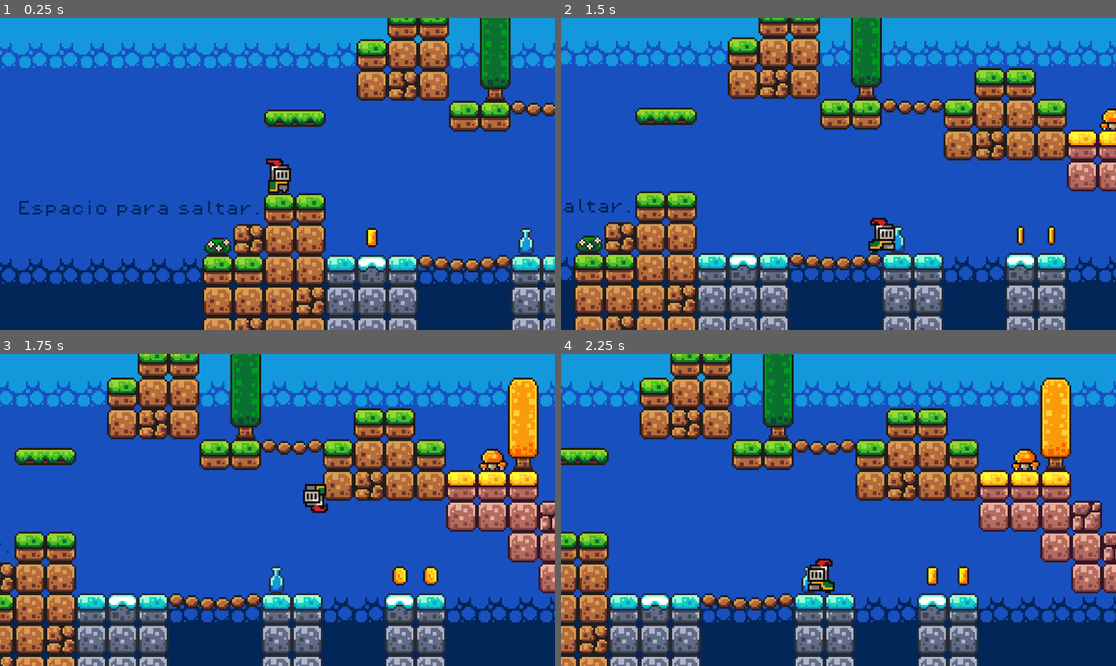
Above: before the commit, frames 1-4 (two rows, left to right).
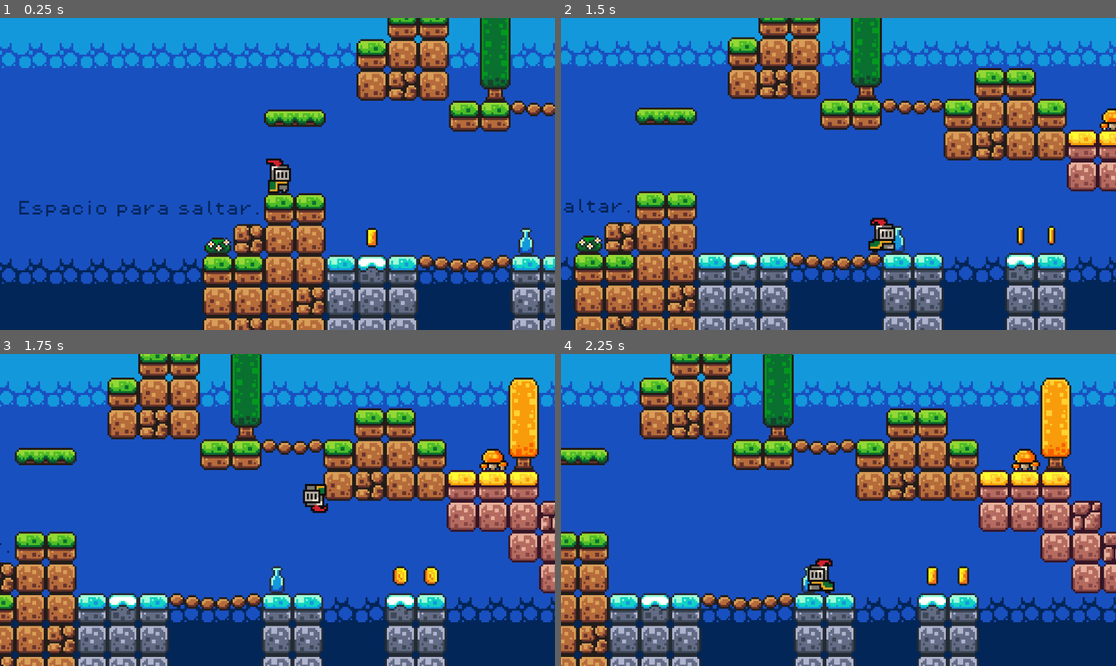
Above: after the commit, the same moments.

Repository: yavik14/game-knight2d
Game: Godot game, scene res://scene/scene_01.tscn
Same seed, same stepped clock (60 frames per second), same inputs: the game is played once before the commit and once after it.
Inputs:
- Up to frame 1 (0.25 s): no input
- Up to frame 2 (1.5 s): hold Right (move_right) from 0.53 s (still down); tap Space (jump) at 0.77 s
- Up to frame 3 (1.75 s): keep holding Right (move_right); tap Space (jump) at 1.52 s
- Up to frame 4 (2.25 s): release Right (move_right) at 2.03 s; hold Left (move_left) from 2.03 s (still down)

Frames 1-2 are identical in both runs. In frame 3, 5.5% of the frame differs, in the area x 0-100%, y 0-100%; in frame 4, nothing differs.

Commit message:
Create scoring label

Diff:
--- a/code/coin.gd
+++ b/code/coin.gd
@@ -1,6 +1,8 @@
 extends Area2D
 
+@onready var game_manager: Node = %GameManager
 
 func _on_body_entered(body):
 	print("+1 coin")
+	game_manager.increment_score()
 	queue_free()# Replace with function body.
--- /dev/null
+++ b/code/game_manager.gd
@@ -0,0 +1,10 @@
+extends Node
+
+var score = 0
+
+@onready var label_score = $LabelScore
+
+func increment_score() :
+	score += 1
+	print(score)
+	label_score.text = "Has conseguido\n"+str(score)+" monedas."
--- a/scene/scene_01.tscn
+++ b/scene/scene_01.tscn
@@ -1,7 +1,9 @@
-[gd_scene load_steps=14 format=3 uid="uid://b1qfrxi05tiot"]
-
+[gd_scene load_steps=16 format=3 uid="uid://b1qfrxi05tiot"]
+
+[ext_resource type="Script" path="res://code/game_manager.gd" id="1_42hhb"]
 [ext_resource type="PackedScene" uid="uid://ck4joc4obakjh" path="res://scene/player.tscn" id="1_fw30o"]
 [ext_resource type="Texture2D" uid="uid://da68nfv3ghcin" path="res://resources/sprites/world_tileset.png" id="2_74rnr"]
+[ext_resource type="FontFile" uid="uid://3q5y83cmbsde" path="res://resources/fonts/PixelOperator8-Bold.ttf" id="2_dwfvc"]
 [ext_resource type="PackedScene" uid="uid://btvdn1ryvqcwy" path="res://scene/platform.tscn" id="3_mpnwb"]
 [ext_resource type="PackedScene" uid="uid://bb7dis4wa6u8i" path="res://scene/coin.tscn" id="4_7unln"]
 [ext_resource type="PackedScene" uid="uid://dw4m85bexuv5f" path="res://scene/death_zone.tscn" id="5_nbv1q"]
@@ -216,6 +218,22 @@
 
 [node name="Scene01" type="Node2D"]
 
+[node name="GameManager" type="Node" parent="."]
+unique_name_in_owner = true
+script = ExtResource("1_42hhb")
+
+[node name="LabelScore" type="Label" parent="GameManager"]
+offset_left = 553.0
+offset_top = -221.0
+offset_right = 675.0
+offset_bottom = -198.0
+theme_override_colors/font_color = Color(0.0980392, 0.313726, 0.752941, 1)
+theme_override_fonts/font = ExtResource("2_dwfvc")
+theme_override_font_sizes/font_size = 8
+text = "Has conseguido
+0 monedas."
+horizontal_alignment = 1
+
 [node name="TileMap" type="TileMap" parent="."]
 tile_set = SubResource("TileSet_xep51")
 format = 2
@@ -223,7 +241,7 @@
 layer_0/z_index = -1
 layer_0/tile_data = PackedInt32Array(65532, 0, 14, 65533, 0, 14, 65534, 0, 14, 65535, 0, 14, 0, 0, 14, 1, 0, 14, 2, 0,  …(33648 unchanged characters)…
 layer_1/name = "Platforms"
-layer_1/tile_data = PackedInt32Array(1, 0, 0, 2, 0, 0, -1310 …(3318 unchanged characters)… , -786391, 262144, 8, -327634, 393216, 8)
+layer_1/tile_data = PackedInt32Array(1, 0, 0, 2, 0, 0, -1310 …(3318 unchanged characters)… , -786391, 262144, 8, -327634, 393216, 8, -720858, 262144, 0, -720859, 262144, 0, -720860, 262144, 0, -720861, 262144, 0, -720862, 262144, 0, -655322, 327680, 0, -655323, 262144, 1, -655324, 262144, 1, -589789, 262144, 1, -589790, 262144, 1, -655325, 262144, 1, -589791, 262144, 1, -655327, 262144, 1, -655328, 262144, 1, -720863, 262144, 1, -786399, 262144, 1, -851935, 262144, 1, -851936, 262144, 1, -917472, 262144, 1, -786400, 262144, 1, -655326, 327680, 0, -720864, 327680, 0, -917471, 327680, 0, -983007, 327680, 0)
 
 [node name="Player" parent="." instance=ExtResource("1_fw30o")]
 position = Vector2(55, -36)
@@ -318,3 +336,13 @@
 theme_override_fonts/font = ExtResource("7_lria7")
 theme_override_font_sizes/font_size = 8
 text = "Casi en el final."
+
+[node name="Label4" type="Label" parent="Labels"]
+offset_left = 562.0
+offset_top = -235.0
+offset_right = 684.0
+offset_bottom = -212.0
+theme_override_colors/font_color = Color(0.0980392, 0.313726, 0.752941, 1)
+theme_override_fonts/font = ExtResource("7_lria7")
+theme_override_font_sizes/font_size = 8
+text = "¡Lo conseguiste!"
